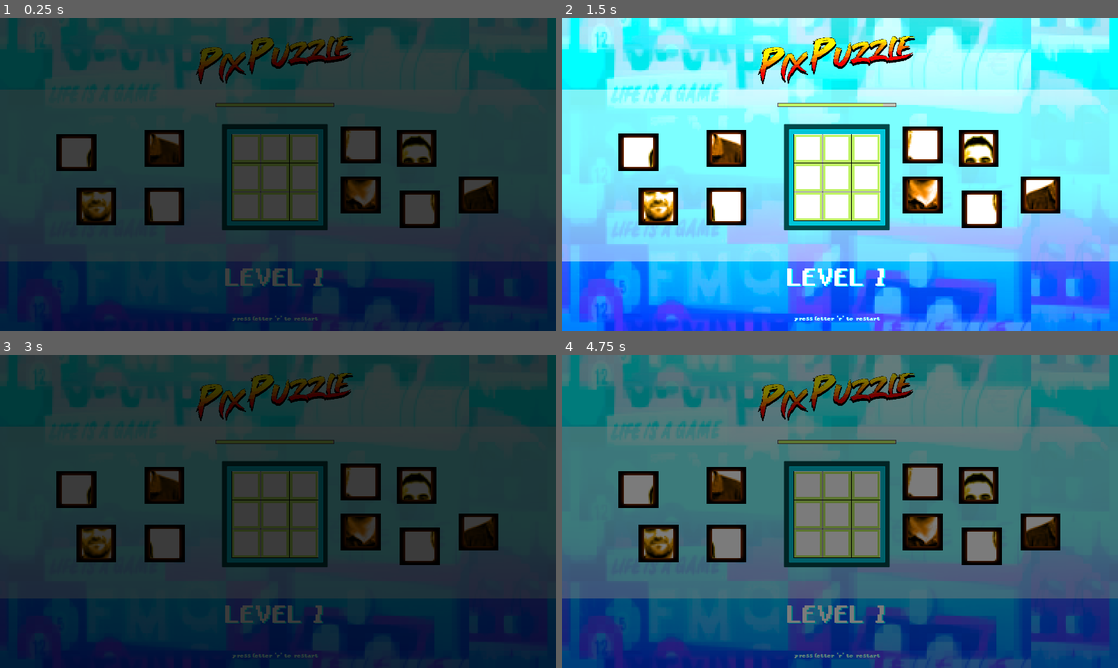
Above: before the commit, frames 1-4 (two rows, left to right).
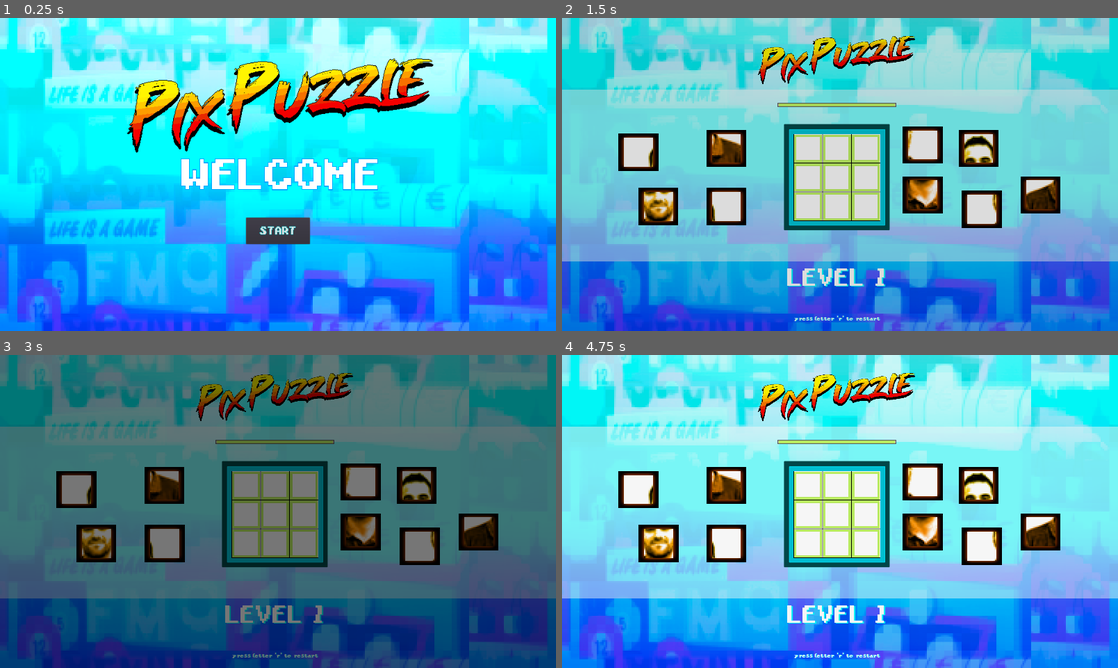
Above: after the commit, the same moments.

Repository: RuiMartinsFABAMAQ/PixPuzzle
Game: Godot game, scene res://scenes/Welcome.tscn
The game is run twice, just before and just after one commit, with the same random seed, the same clock (stepped at 60 frames per second) and the same inputs. Before the commit the project starts from res://scenes/level1.tscn.
Inputs (mouse positions are in pixels of both pictures, inside the frame that each line leads up to):
- Up to frame 1 (0.25 s): no input
- Up to frame 2 (1.5 s): click (840, 230) at 0.5 s, where only the run after the commit has a clickable "START"; move the mouse to (639, 152) at 1.27 s; press the mouse at (639, 152) at 1.28 s
- Up to frame 3 (3 s): tap Enter at 2 s; move the mouse to (417, 486) at 2.02 s; release the mouse at (417, 486) at 2.03 s; click (417, 486) at 2.1 s; tap R (reset) at 2.75 s; move the mouse to (166, 542) at 2.77 s; press the mouse at (166, 542) at 2.78 s
- Up to frame 4 (4.75 s): move the mouse to (984, 545) at 3.52 s; release the mouse at (984, 545) at 3.53 s; click (984, 545) at 3.6 s; tap R (reset) at 4.25 s; move the mouse to (656, 542) at 4.27 s; press the mouse at (656, 542) at 4.28 s

The runs differ from the first frame. In frame 1, 100% of the frame differs, in the area x 0-100%, y 0-100%; in frame 2, 93%; in frame 3, 94%; in frame 4, 97%.

Commit message:
game_welcome_over

Diff:
--- a/project.godot
+++ b/project.godot
@@ -11,7 +11,7 @@
 [application]
 
 config/name="Pix Puzzle"
-run/main_scene="res://scenes/level1.tscn"
+run/main_scene="res://scenes/Welcome.tscn"
 config/icon="res://icon.png"
 
 [display]
--- /dev/null
+++ b/scenes/Welcome.tscn
@@ -0,0 +1,143 @@
+[gd_scene load_steps=13 format=2]
+
+[ext_resource path="res://assets/graphics/bg.png" type="Texture" id=1]
+[ext_resource path="res://assets/graphics/fonts/yoster-island.regular.ttf" type="DynamicFontData" id=2]
+[ext_resource path="res://scenes/header_title.tscn" type="PackedScene" id=3]
+[ext_resource path="res://scripts/Welcome.gd" type="Script" id=4]
+
+[sub_resource type="DynamicFont" id=1]
+size = 158
+outline_size = 2
+outline_color = Color( 0, 0.623529, 1, 1 )
+font_data = ExtResource( 2 )
+
+[sub_resource type="DynamicFont" id=2]
+size = 36
+outline_size = 1
+outline_color = Color( 0, 0.976471, 1, 1 )
+font_data = ExtResource( 2 )
+
+[sub_resource type="StyleBoxFlat" id=3]
+bg_color = Color( 0.803922, 0, 1, 1 )
+
+[sub_resource type="StyleBoxFlat" id=4]
+bg_color = Color( 0, 0, 0, 1 )
+
+[sub_resource type="Animation" id=5]
+resource_name = "fade_in"
+length = 0.5
+tracks/0/type = "value"
+tracks/0/path = NodePath("overlay/ColorRect:color")
+tracks/0/interp = 1
+tracks/0/loop_wrap = true
+tracks/0/imported = false
+tracks/0/enabled = true
+tracks/0/keys = {
+"times": PoolRealArray( 0, 0.5 ),
+"transitions": PoolRealArray( 1, 1 ),
+"update": 0,
+"values": [ Color( 0, 0, 0, 0 ), Color( 0, 0, 0, 1 ) ]
+}
+
+[sub_resource type="Animation" id=6]
+resource_name = "fade_in_gameover"
+tracks/0/type = "value"
+tracks/0/path = NodePath("overlay/ColorRect:color")
+tracks/0/interp = 1
+tracks/0/loop_wrap = true
+tracks/0/imported = false
+tracks/0/enabled = true
+tracks/0/keys = {
+"times": PoolRealArray( 0, 1 ),
+"transitions": PoolRealArray( 1, 1 ),
+"update": 0,
+"values": [ Color( 0, 0, 0, 0 ), Color( 0, 0, 0, 1 ) ]
+}
+
+[sub_resource type="Animation" id=7]
+resource_name = "fade_out"
+
+[sub_resource type="Animation" id=8]
+resource_name = "fade_out_gameover"
+tracks/0/type = "value"
+tracks/0/path = NodePath("overlay/ColorRect:color")
+tracks/0/interp = 1
+tracks/0/loop_wrap = true
+tracks/0/imported = false
+tracks/0/enabled = true
+tracks/0/keys = {
+"times": PoolRealArray( 0, 1 ),
+"transitions": PoolRealArray( 1, 1 ),
+"update": 0,
+"values": [ Color( 0, 0, 0, 1 ), Color( 0, 0, 0, 0 ) ]
+}
+
+[node name="Welcome" type="CanvasLayer"]
+script = ExtResource( 4 )
+
+[node name="overlay" type="CanvasLayer" parent="."]
+layer = 10
+
+[node name="ColorRect" type="ColorRect" parent="overlay"]
+anchor_right = 1.0
+anchor_bottom = 1.0
+mouse_filter = 2
+color = Color( 0, 0, 0, 0 )
+__meta__ = {
+"_edit_use_anchors_": true
+}
+
+[node name="background" type="TextureRect" parent="."]
+anchor_right = 1.0
+anchor_bottom = 1.0
+rect_pivot_offset = Vector2( -706, 40 )
+texture = ExtResource( 1 )
+__meta__ = {
+"_edit_use_anchors_": false
+}
+
+[node name="main_title" parent="." instance=ExtResource( 3 )]
+position = Vector2( 55, -179 )
+scale = Vector2( 1.9463, 1.9463 )
+
+[node name="Label" type="Label" parent="."]
+anchor_left = 0.5
+anchor_top = 0.5
+anchor_right = 0.5
+anchor_bottom = 0.5
+margin_left = -753.5
+margin_top = -180.5
+margin_right = 753.5
+margin_bottom = 180.5
+custom_fonts/font = SubResource( 1 )
+text = "WELCOME"
+align = 1
+valign = 1
+__meta__ = {
+"_edit_use_anchors_": false
+}
+
+[node name="start" type="Button" parent="."]
+anchor_left = 0.5
+anchor_top = 1.0
+anchor_right = 0.5
+anchor_bottom = 1.0
+margin_left = -110.0
+margin_top = -391.0
+margin_right = 110.0
+margin_bottom = -300.0
+custom_fonts/font = SubResource( 2 )
+custom_styles/hover = SubResource( 3 )
+custom_styles/pressed = SubResource( 4 )
+text = "START"
+__meta__ = {
+"_edit_use_anchors_": false
+}
+
+[node name="easyin3" type="AnimationPlayer" parent="."]
+anims/fade_in = SubResource( 5 )
+anims/fade_in_gameover = SubResource( 6 )
+anims/fade_out = SubResource( 7 )
+anims/fade_out_gameover = SubResource( 8 )
+
+[connection signal="pressed" from="start" to="." method="_on_start_pressed"]
--- a/scenes/animations/scenesfade_in.tres
+++ b/scenes/animations/scenesfade_in.tres
@@ -2,6 +2,7 @@
 
 [resource]
 resource_name = "fade_in"
+length = 0.5
 tracks/0/type = "value"
 tracks/0/path = NodePath("overlay/ColorRect:color")
 tracks/0/interp = 1
@@ -9,7 +10,7 @@
 tracks/0/imported = false
 tracks/0/enabled = true
 tracks/0/keys = {
-"times": PoolRealArray( 0, 1 ),
+"times": PoolRealArray( 0, 0.5 ),
 "transitions": PoolRealArray( 1, 1 ),
 "update": 0,
 "values": [ Color( 0, 0, 0, 0 ), Color( 0, 0, 0, 1 ) ]
--- a/scenes/gameover_scene.tscn
+++ b/scenes/gameover_scene.tscn
@@ -40,6 +40,7 @@
 
 [sub_resource type="Animation" id=6]
 resource_name = "fade_out"
+length = 0.5
 tracks/0/type = "value"
 tracks/0/path = NodePath("overlay/ColorRect:color")
 tracks/0/interp = 1
@@ -47,7 +48,7 @@
 tracks/0/imported = false
 tracks/0/enabled = true
 tracks/0/keys = {
-"times": PoolRealArray( 0, 1 ),
+"times": PoolRealArray( 0, 0.5 ),
 "transitions": PoolRealArray( 1, 1 ),
 "update": 0,
 "values": [ Color( 0, 0, 0, 1 ), Color( 0, 0, 0, 0 ) ]
--- a/scenes/level1.tscn
+++ b/scenes/level1.tscn
@@ -22,6 +22,7 @@
 
 [sub_resource type="Animation" id=4]
 resource_name = "fade_in"
+length = 0.5
 tracks/0/type = "value"
 tracks/0/path = NodePath("overlay/ColorRect:color")
 tracks/0/interp = 1
@@ -29,7 +30,7 @@
 tracks/0/imported = false
 tracks/0/enabled = true
 tracks/0/keys = {
-"times": PoolRealArray( 0, 1 ),
+"times": PoolRealArray( 0, 0.5 ),
 "transitions": PoolRealArray( 1, 1 ),
 "update": 0,
 "values": [ Color( 0, 0, 0, 0 ), Color( 0, 0, 0, 1 ) ]
@@ -37,6 +38,7 @@
 
 [sub_resource type="Animation" id=5]
 resource_name = "fade_out"
+length = 0.5
 tracks/0/type = "value"
 tracks/0/path = NodePath("overlay/ColorRect:color")
 tracks/0/interp = 1
@@ -44,7 +46,7 @@
 tracks/0/imported = false
 tracks/0/enabled = true
 tracks/0/keys = {
-"times": PoolRealArray( 0, 1 ),
+"times": PoolRealArray( 0, 0.5 ),
 "transitions": PoolRealArray( 1, 1 ),
 "update": 0,
 "values": [ Color( 0, 0, 0, 1 ), Color( 0, 0, 0, 0 ) ]
--- a/scripts/Root.gd
+++ b/scripts/Root.gd
@@ -14,5 +14,5 @@
 
 func game_over():
 	$easyin.play("fade_in")
-	yield(get_tree().create_timer(1.2), "timeout")
+	yield(get_tree().create_timer(0.7), "timeout")
 	get_tree().change_scene("res://scenes/gameover_scene.tscn")
--- a/scripts/TimeBar.gd
+++ b/scripts/TimeBar.gd
@@ -2,8 +2,11 @@
 
 signal time_out
 
+func _ready():
+	yield(get_tree().create_timer(3.0), "timeout")
+
 func _decrease():
-		points[1].x -= 40.0;
+		points[1].x -= 40;
 
 func no_more_time():
 	return points[1].x <=  0.0;
--- /dev/null
+++ b/scripts/Welcome.gd
@@ -0,0 +1,6 @@
+extends CanvasLayer
+
+func _on_start_pressed():
+	$easyin3.play("fade_in")
+	yield(get_tree().create_timer(0.5), "timeout")
+	get_tree().change_scene("res://scenes/level1.tscn")
--- a/scripts/gameover_scene.gd
+++ b/scripts/gameover_scene.gd
@@ -9,5 +9,5 @@
 
 func _on_restart_pressed():
 	$easyin2.play("fade_in")
-	yield(get_tree().create_timer(1.2), "timeout")
+	yield(get_tree().create_timer(0.7), "timeout")
 	get_tree().change_scene("res://scenes/level1.tscn")
